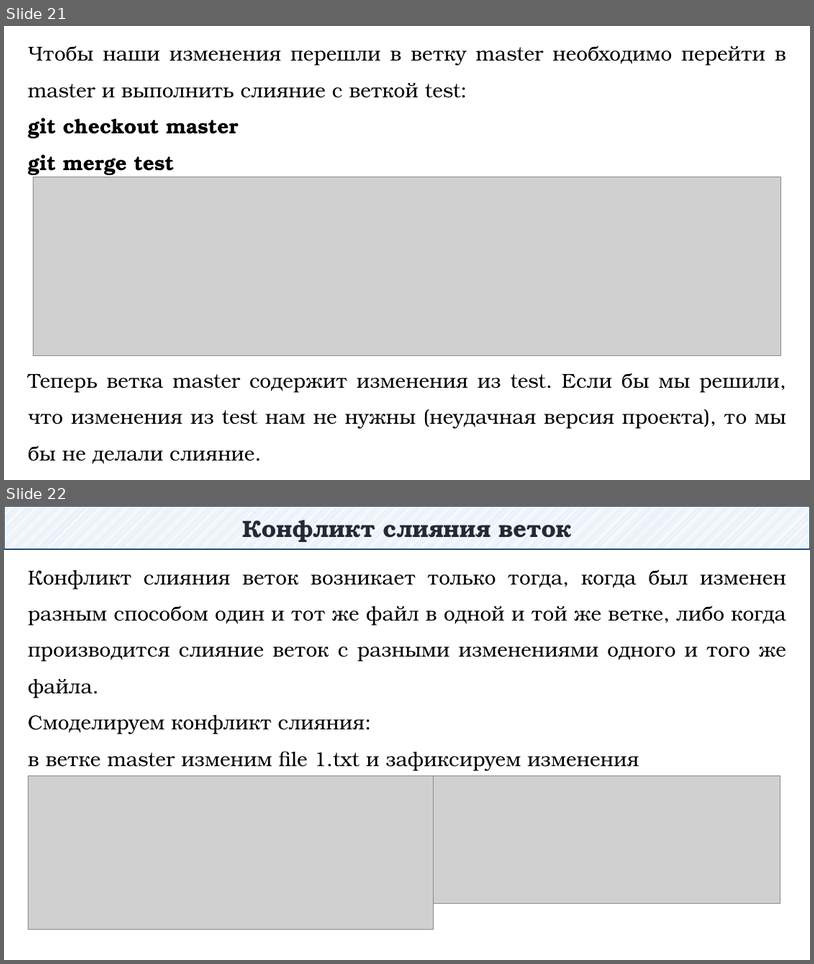
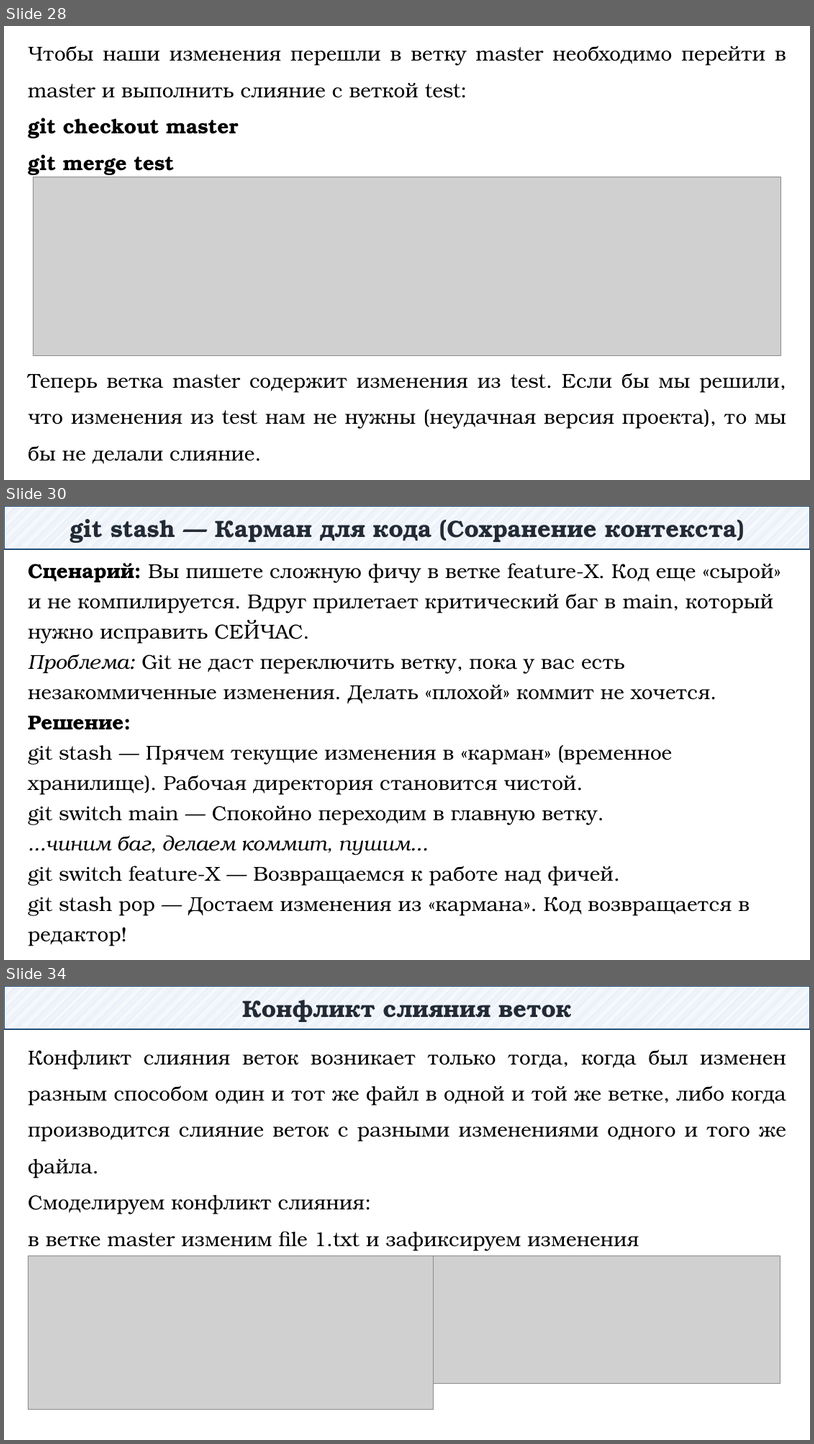
Before and after one commit to DaniilKlyukin/OOP-4, a slide deck: Лекции/ООП 1 лек 2.pptx. Shown one above the other, each under a label of ours: slides 21 and 22 before the commit, slides 28, 30 and 34 after it; the slides between them are not shown. The pictures are 814x964 and 814x1444 pixels, drawn with LibreOffice and Linux fonts; fonts in the diff are those of the drawing; grey boxes stand for pictures. Boxes give left, top, right and bottom in pixels: in the first picture for what was removed or moved away, otherwise in the second. Text is boxed around its words. In the diff, an @@ line names an element or a change of style, - is before the commit and + after.

```diff
--- a/Лекции/ООП 1 лек 2.pptx
+++ b/Лекции/ООП 1 лек 2.pptx
@@ slide 30 added at (4,506,810,960), background #FFFFFF @@
@@ rectangle added at (4,506,810,549), fill pattern #B4C7E7 on #FFFFFF, outline #1F4E79 1.25 pt, 28 pt, text #222A35, bold @@
+git stash — Карман для кода (Сохранение контекста)
@@ text added at (28,563,774,946), 24 pt, text #000000 @@
+Сценарий: Вы пишете сложную фичу в ветке feature-X. Код еще «сырой» и не компилируется. Вдруг прилетает критический баг в main, который нужно исправить СЕЙЧАС.
+Проблема: Git не даст переключить ветку, пока у вас есть незакоммиченные изменения. Делать «плохой» коммит не хочется.
+Решение:
+git stash — Прячем текущие изменения в «карман» (временное хранилище). Рабочая директория становится чистой.
+git switch main — Спокойно переходим в главную ветку.
+...чиним баг, делаем коммит, пушим...
+git switch feature-X — Возвращаемся к работе над фичей.
+git stash pop — Достаем изменения из «кармана». Код возвращается в редактор!
@@ what was slide 21 is now slide 28 @@
@@ what was slide 22 is now slide 34 @@
```
Also in this commit, not shown: 16 other slides added, 1 slide removed.
